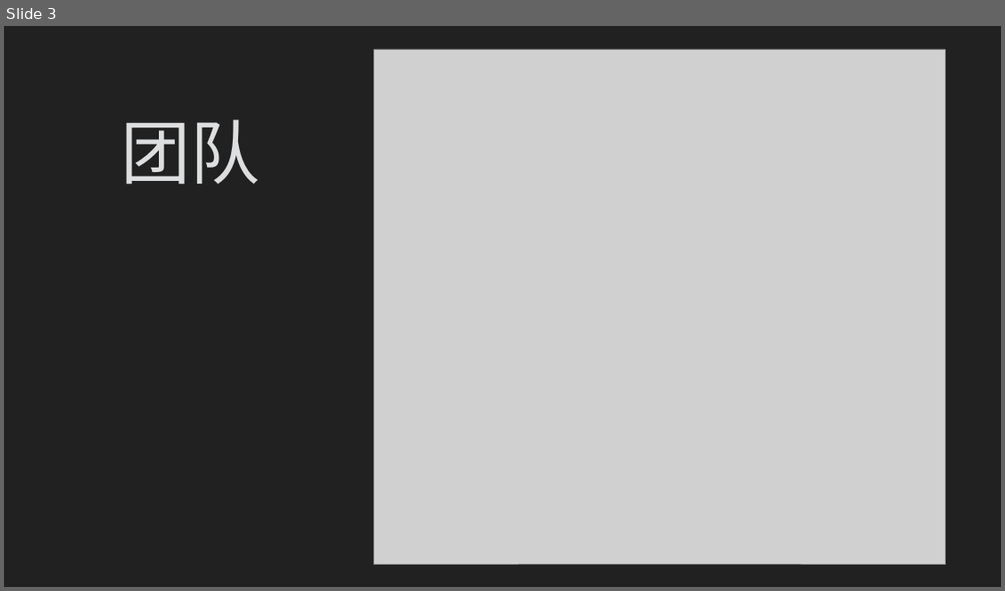
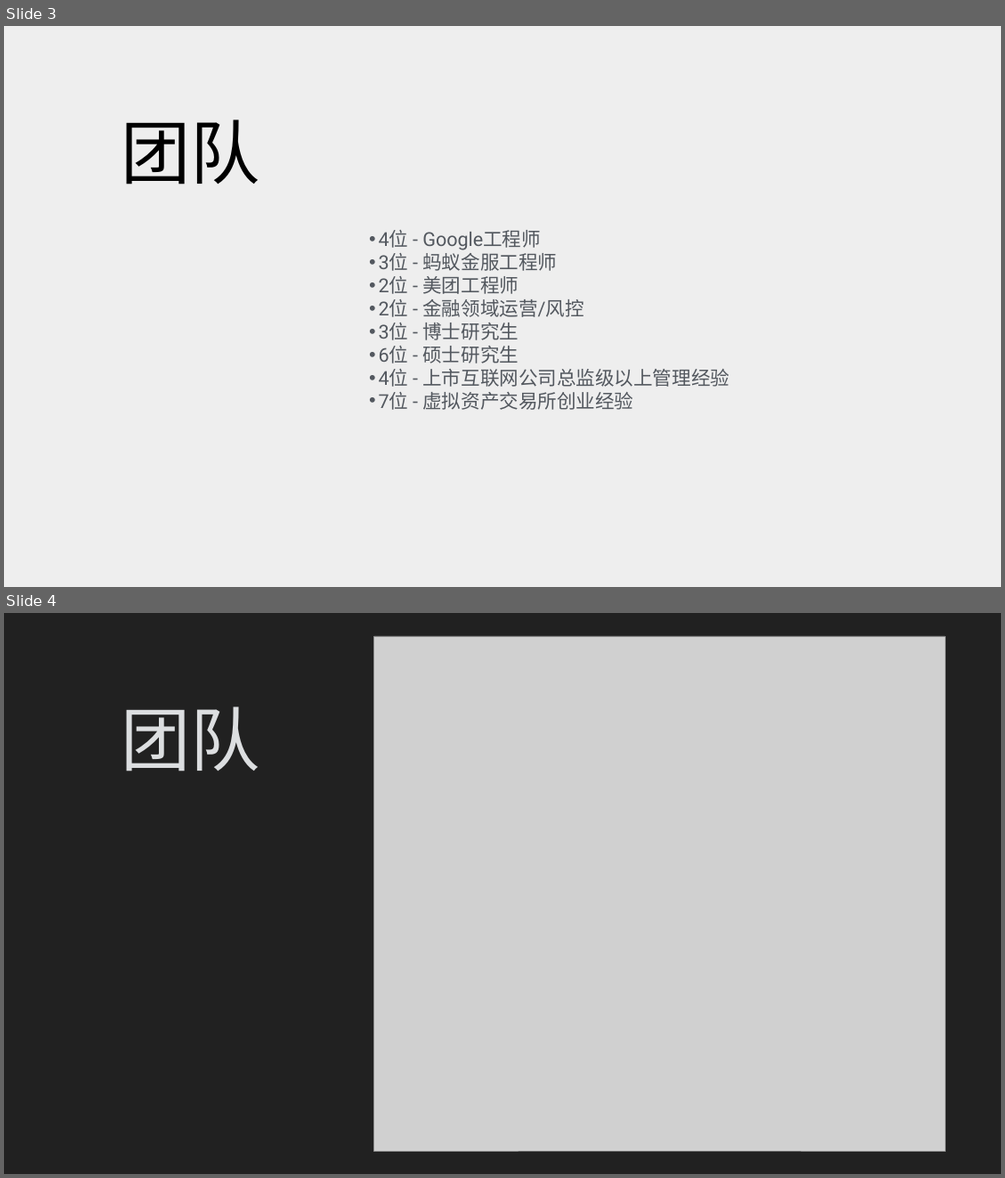
Before and after one commit to Loopring/whitepaper, a slide deck: keynote/loopring-technical.pptx. Shown one above the other, each under a label of ours: slide 3 before the commit, slides 3 and 4 after it. The pictures are 1005x591 and 1005x1178 pixels, drawn with LibreOffice and Linux fonts; fonts in the diff are those of the drawing; grey boxes stand for pictures; background and template pictures are left out. Boxes give left, top, right and bottom in pixels: in the first picture for what was removed or moved away, otherwise in the second. Text is boxed around its words. In the diff, an @@ line names an element or a change of style, - is before the commit and + after.

```diff
--- a/keynote/loopring-technical.pptx
+++ b/keynote/loopring-technical.pptx
@@ slide 3 added at (x1=4, y1=26, x2=1001, y2=587), background #EEEEEE @@
@@ text added at (x1=121, y1=119, x2=259, y2=184), 134 pt, text #000000 @@
+团队
@@ text added at (x1=379, y1=230, x2=729, y2=410), 37 pt, text #53585F @@
+• 4位 - Google工程师
+• 3位 - 蚂蚁金服工程师
+• 2位 - 美团工程师
+• 2位 - 金融领域运营/风控
+• 3位 - 博士研究生
+• 6位 - 硕士研究生
+• 4位 - 上市互联网公司总监级以上管理经验
+• 7位 - 虚拟资产交易所创业经验
@@ what was slide 3 is now slide 4 @@
```
Also in this commit, not shown: 1 slide changed, 3 other files.
